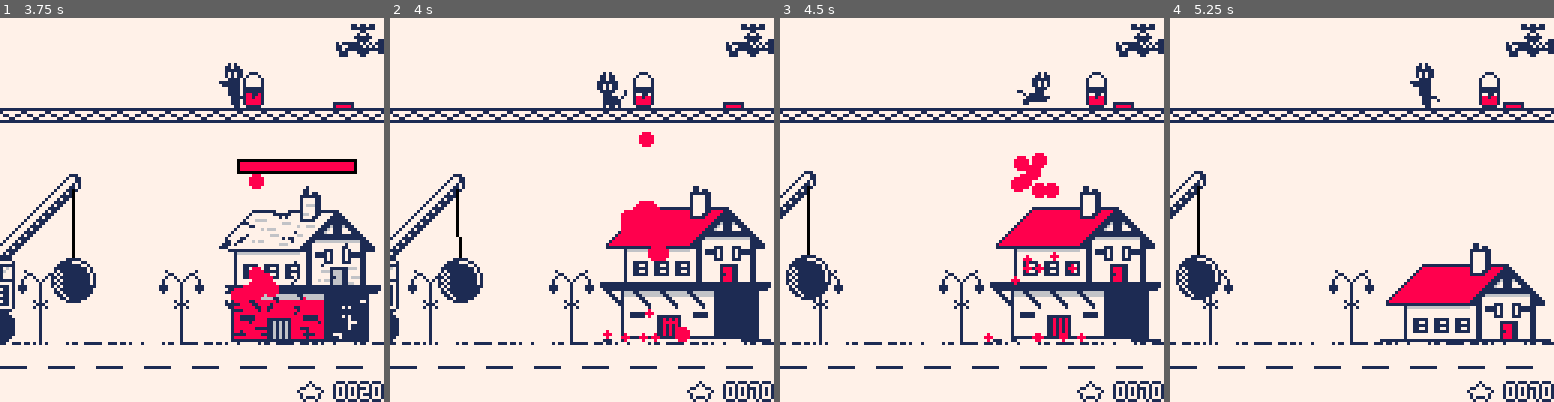
Above: before the commit, frames 1-4 (left to right).
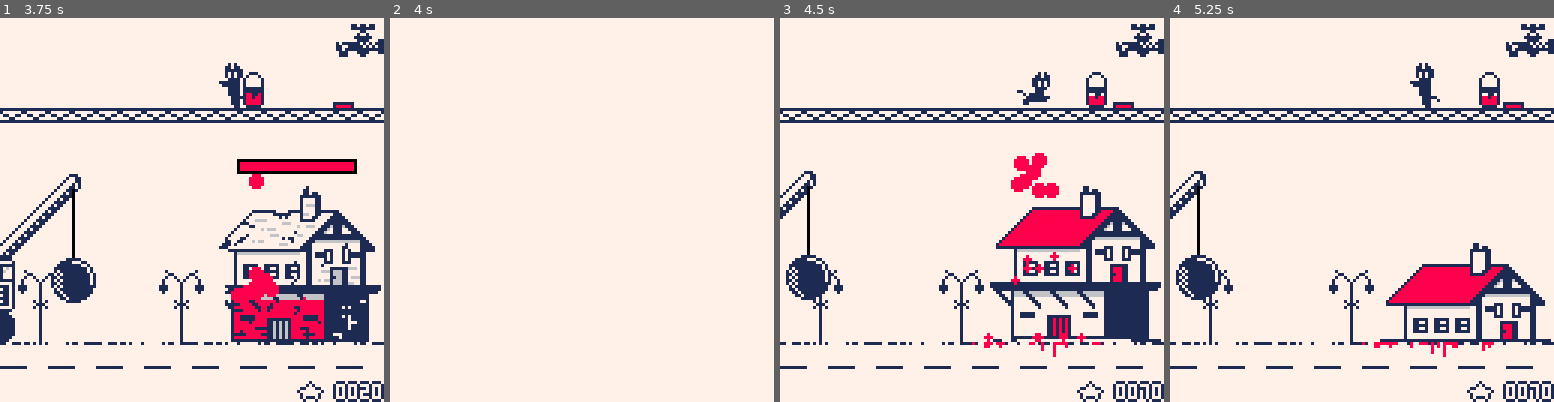
Above: after the commit, the same moments.

Repository: Arche-san/retrocat
Game: PICO-8 cartridge retrocat.p8
Two runs of this game, one before a commit and one after it. Both use one fixed random seed, a clock stepped at 60 frames per second and the inputs below.
Inputs:
- Up to frame 1 (3.75 s): tap X (X key) at 0.33, 1.07, 1.85, 2.97 s; tap O (Z key) at 0.7, 1.7, 2.1, 2.5, 2.9, 3.3, 3.7 s; hold Right 1.6-2.1 s; hold Right 2.47-3.03 s; hold Left 3.08-3.58 s
- Up to frame 2 (4 s): no input
- Up to frame 3 (4.5 s): hold Right from 4.02 s (still down); tap X (X key) at 4.08 s; tap O (Z key) at 4.1 s
- Up to frame 4 (5.25 s): tap O (Z key) at 4.5, 4.9 s; release Right at 4.68 s; hold Left from 5.08 s (still down); tap X (X key) at 5.2 s

Frame 1 is identical in both runs. In frame 2, 17% of the frame differs, in the area x 0-100%, y 1-100%; in frame 3, 0.2%; in frame 4, 0.3%.

Commit message:
add flash screen, paint on ground

Diff:
--- a/retrocat.p8
+++ b/retrocat.p8
@@ -64,6 +64,7 @@
 score = 0
 nb_building_completed = 0
 particles = {}
+gr_paint = {}
 gameover = false
 lang = 1
 
@@ -127,6 +128,8 @@
  if(tuto_active) scene_tuto(lang)
  if(gameover) scene_gameover() --print("gameover", 48, 64, 8)
  if(tra == 0) foreach(particles, draw_particle)
+ foreach(gr_paint, draw_ground_paint)
+ draw_flash()
 end
 
 -- print outline
@@ -359,7 +362,7 @@
   b.spr_w = 57
   b.spr_h = 52
   b.paint_surface_max = 100
-  b.damage_multiplier = 10--1
+  b.damage_multiplier = 1
  elseif type == 2 then
   b.x = 80
   b.cx = 0
@@ -370,7 +373,7 @@
   b.spr_w = 47
   b.spr_h = 32
   b.paint_surface_max = 70
-  b.damage_multiplier = 10--2
+  b.damage_multiplier = 2
  elseif type == 3 then
   b.cx = 0
   b.cw = 45
@@ -380,7 +383,7 @@
   b.spr_w = 51
   b.spr_h = 59
   b.paint_surface_max = 120
-  b.damage_multiplier = 10--0.8
+  b.damage_multiplier = 0.8
  elseif type == 4 then
   b.x = 65
   b.cx = 2
@@ -391,7 +394,7 @@
   b.spr_w = 69
   b.spr_h = 44
   b.paint_surface_max = 150
-  b.damage_multiplier = 10--0.75
+  b.damage_multiplier = 0.75
  end
  b.type = type
 
@@ -499,6 +502,7 @@
   gameover = true
   building_blink_frame = 0
   explosion_frame = 120
+  gameover_score_timeout = 0
   y_destroy = 0
   for p in all(particles) do del(particles,p) end
  end
@@ -522,6 +526,8 @@
  b.completed_timer = 0
  score += score_bonus_building_completed
  nb_building_completed += 1
+ flash_screen()
+ shake_screen(3,3,11)
  if nb_building_completed % difficulty_building_step == 0 then
   demolisher.idle_time -= demolisher.idle_time * difficulty_factor_demolisher_idletime
   building_paint_surface_bonus -= building_paint_surface_bonus * difficulty_factor_paintsurface
@@ -1093,6 +1098,10 @@
  if(p.ground != nil and
     p.y+p.radius > p.ground) then
   p.y = p.ground - p.radius
+  if(p.col == 8 and p.sp == nil and
+     p.txt == nil) then
+   add_ground_paint(p.x,p.ground)
+  end
   if(p.bounce > 0 and
      p.txt != nil) then
    p.vy = -0.5*p.bounce-rnd(0.25)
@@ -1106,6 +1115,31 @@
  p.radius = p.radius / p.ratio
  p.frame -= 1
  if(p.frame <= 0 and p.txt == nil) del(particles,p)
+end
+
+function add_ground_paint(x,y)
+ for pa in all(gr_paint) do
+  if(flr(pa.x) == flr(x)) then
+   if(abs(pa.y0 - pa.y1) < pa.maxy and
+      flr(rnd(8)) == 1) then
+    pa.y1 += 1
+   end
+   return
+  end
+ end
+ if(flr(rnd(8)) == 1) then
+  local paint = {}
+  paint.x = x
+  paint.y0 = y
+  paint.y1 = y
+  paint.c = 8
+  paint.maxy = rnd(4)+2
+  add(gr_paint,paint)
+ end
+end
+
+function draw_ground_paint(pa)
+ line(pa.x,pa.y0,pa.x,pa.y1,pa.c)
 end
 
 -->8
@@ -1351,6 +1385,7 @@
 explosion_frame = 0
 y_destroy = 0
 smoke_destroy = 0
+gameover_score_timeout = 0
 function scene_gameover()
  cls(1)
  local b = building
@@ -1383,7 +1418,11 @@
     1,7,0.05,50,-1,1,nil,l)
    i += 1
   end
--- r,c,g,gr,f,ra,sp,txt)
+  gameover_score_timeout = 1
+ end
+ if(gameover_score_timeout > 0) gameover_score_timeout += 1
+ if(gameover_score_timeout > 220) then
+  ctxt("score "..num_format(score, 4),64,58,8)
  end
 end
 
@@ -1425,6 +1464,22 @@
 	camera(scr.x,scr.y)
 end
 
+flash_frame = 0
+function flash_screen()
+ flash_frame = 8
+end
+
+function draw_flash()
+ if(flash_frame > 0) then
+  local c = 7
+  if(flash_frame < 2 or
+     flash_frame > 6) then
+   c = 6
+  end
+  rectfill(-5,-5,133,133,c)
+  flash_frame -= 1
+ end
+end
 __gfx__
 bb1bbbbb17777711bbbbbbb11111bbbbbbb1111bbbbbbbbbbbbbbbbbbbbbbbbbbbbbbbbbbbbbbbbbbbbbbbbbbbbbbbbbbbbbbbbbbbbbbbbbbbbbbbbbbbbbbbbb
 bbb11bbb77111771bbbbb111177711bbbb116161bbbbbbbbbbbbbbbbbbbbbbbbbbbbbbbbbbbbbbbbbbbbbbbbbbbbbbbbbbbbbbbbbbbbbbbbbbbbbbbbbbbbbbbb
